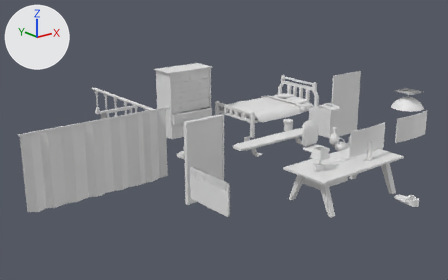
An edit to the Blender file assets/3d/householdModels.blend, drawn before and after from the same camera.
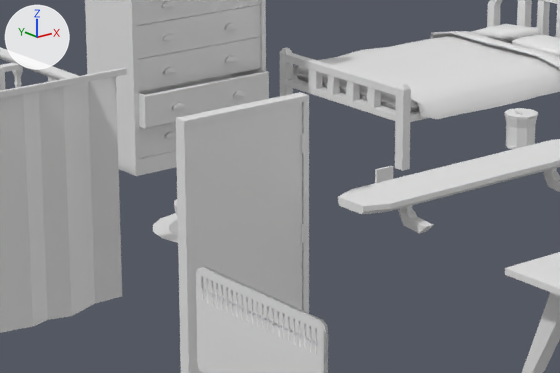
Old and new are each drawn whole from a camera (50 mm lens) standing at (-17.79, -20.54, 8.54) and looking at (-0.46, 1.13, -0.12) and again close up on the part from 29% to 67% of the width and 31% to 71% of the height. Lighting does not change. The marker at upper left points along +X, +Y and +Z.
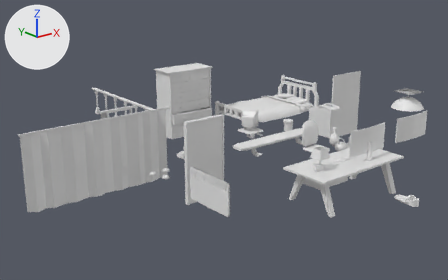
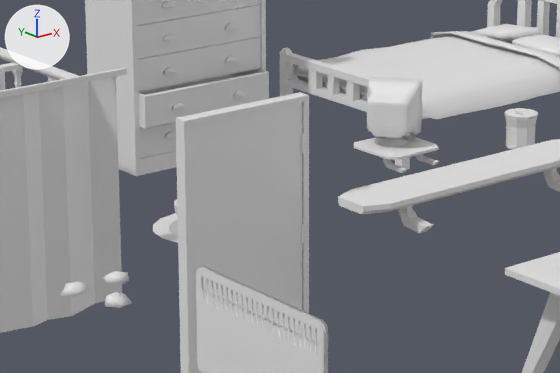
What differs and where, as boxes [x1, y1, x2, y2] in the close-ups (560 x 373 px):
'Cube.036', added: after [367, 77, 422, 138]
'Cube.037', added: after [354, 134, 440, 173]
'Icosphere.002', added: after [105, 292, 132, 308]
'Icosphere', added: after [60, 281, 88, 297]
'Icosphere.001', added: after [102, 271, 129, 284]
'Cylinder.011', added: after [374, 137, 409, 147]
'Cube.034', moved (not visible afterwards): before [375, 166, 393, 183]

What changed in the scene script:
```text
Add me_cube_037:
    me_cube_037.from_pydata(...)  # 126 vertices, 124 faces; spans x -1.29..1.25, y -1.19..1.0, z -13.45..1.0
Add me_cylinder_003:
    me_cylinder_003.from_pydata(...)  # 48 vertices, 34 faces; spans x -2.88..2.88, y -2.88..2.88, z -0.43..1.53
    me_cylinder_003.polygons.foreach_set('use_smooth', [True] * 34)
Add me_cube_035:
    me_cube_035.from_pydata(...)  # 108 vertices, 212 faces; spans x -1.0..1.0, y -4.91..1.0, z -1.0..1.0
    me_cube_035.polygons.foreach_set('use_smooth', [True] * 212)
Add me_icosphere_003:
    me_icosphere_003.from_pydata(...)  # 12 vertices, 20 faces; spans x -0.89..0.8, y -0.77..0.85, z -0.68..0.31
    me_icosphere_003.polygons.foreach_set('use_smooth', [True] * 20)
Add me_icosphere_002:
    me_icosphere_002.from_pydata(...)  # 12 vertices, 20 faces; spans x -1.01..0.89, y -0.85..1.22, z -0.63..0.3
    me_icosphere_002.polygons.foreach_set('use_smooth', [True] * 20)
Add me_icosphere_001:
    me_icosphere_001.from_pydata(...)  # 12 vertices, 20 faces; spans x -1.74..0.69, y -0.85..0.85, z -0.55..0.33
    me_icosphere_001.polygons.foreach_set('use_smooth', [True] * 20)
Change ob_cube_034:
    ob_cube_034.location: (0.0, 0.0, 0.0) -> (-6.44, 0.0, 0.0)
Add ob_cube_037:
    ob_cube_037 = bpy.data.objects.new('Cube.037', me_cube_037)
    ob_cube_037.location = (0.0, -0.21, 0.57)
    ob_cube_037.scale = (0.368, 0.458, 0.0156)
Add ob_cylinder_011:
    ob_cylinder_011 = bpy.data.objects.new('Cylinder.011', me_cylinder_003)
    ob_cylinder_011.location = (0.03, -0.07, 0.72)
    ob_cylinder_011.rotation_euler = (0.0, 0.0, -0.88)  # degrees (0, 0, -50)
    ob_cylinder_011.scale = (-0.0852, -0.0852, -0.0852)
Add ob_cube_036:
    ob_cube_036 = bpy.data.objects.new('Cube.036', me_cube_035)
    ob_cube_036.location = (0.23, 0.1, 1.03)
    ob_cube_036.rotation_euler = (0.0, 0.0, -0.88)  # degrees (0, 0, -50)
    ob_cube_036.scale = (0.364, 0.122, 0.364)
Add ob_icosphere_002:
    ob_icosphere_002 = bpy.data.objects.new('Icosphere.002', me_icosphere_003)
    ob_icosphere_002.location = (-5.48, -1.55, 0.06)
    ob_icosphere_002.scale = (0.188, 0.188, 0.188)
Add ob_icosphere_001:
    ob_icosphere_001 = bpy.data.objects.new('Icosphere.001', me_icosphere_002)
    ob_icosphere_001.location = (-5.18, -1.13, 0.14)
    ob_icosphere_001.scale = (0.159, 0.159, 0.159)
Add ob_icosphere:
    ob_icosphere = bpy.data.objects.new('Icosphere', me_icosphere_001)
    ob_icosphere.location = (-5.74, -1.13, 0.13)
    ob_icosphere.scale = (0.146, 0.146, 0.146)
```
